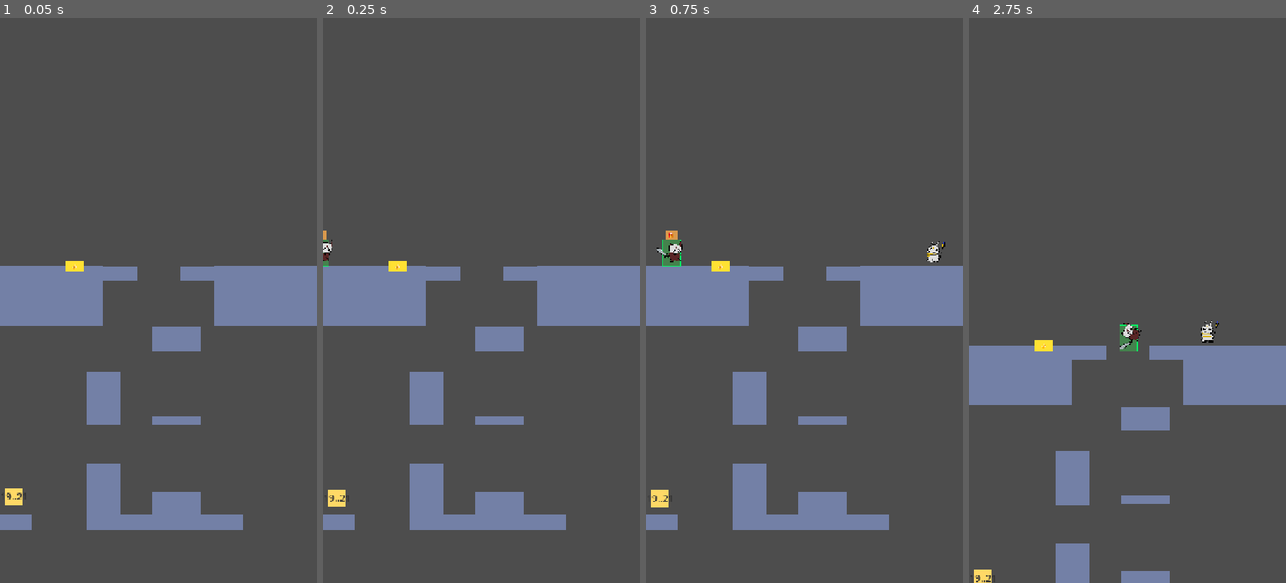
Above: before the commit, frames 1-4 (left to right).
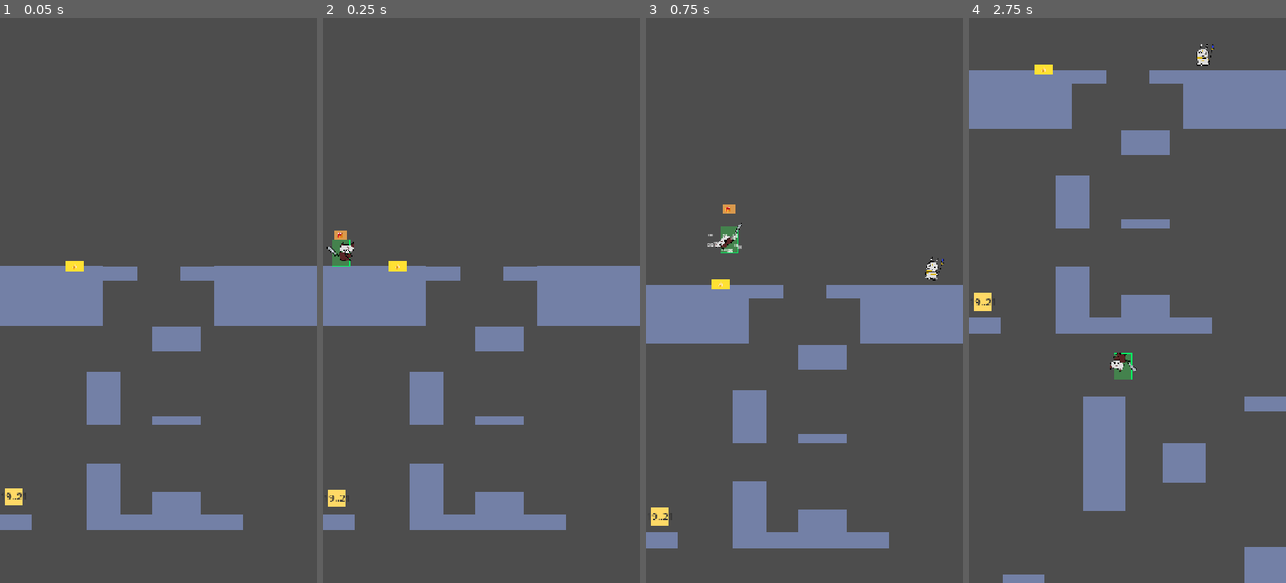
Above: after the commit, the same moments.

Repository: gimigkk/agustus-13
Game: Godot game, scene res://scenes/levels/test_level.tscn
Same seed, same stepped clock (60 frames per second), same inputs: the game is played once before the commit and once after it.
Inputs:
- Up to frame 1 (0.05 s): no input
- Up to frame 2 (0.25 s): no input
- Up to frame 3 (0.75 s): tap Enter at 0.5 s; hold Right (move_right) from 0.53 s (still down)
- Up to frame 4 (2.75 s): tap Space (jump) at 0.77, 1.52 s; release Right (move_right) at 2.03 s; hold Left (move_left) from 2.03 s (still down)

Frame 1 is identical in both runs. In frame 2, 0.5% of the frame differs, in the area x 0-10%, y 37-44%; in frame 3, 12%; in frame 4, 28%, in the area x 0-100%, y 4-100%.

Commit message:
feat: synchronize cutscene walk speed (320px/s) and procedural animation with gameplay walking

Diff:
--- a/scenes/player/player.gd
+++ b/scenes/player/player.gd
@@ -1,4 +1,6 @@
 extends CharacterBody2D
+
+signal cutscene_target_reached
 
 ## Player Movement & Jump Controller for Mobile Platforming (Jump King Charging Style)
 @export var speed: float = 320.0
@@ -15,6 +17,9 @@
 @export var jump_flip_speed: float = 720.0 # Airborne spin speed (720 deg/sec = 2 full flips/sec)
 @export var load_save_position: bool = false # Disabled for level blockout testing
 
+# Cutscene target movement
+var cutscene_target_x: float = INF
+
 # Gravity settings
 var gravity: float = ProjectSettings.get_setting("physics/2d/default_gravity", 980.0)
 
@@ -51,6 +56,10 @@
 			var py: float = float(sm.current_save_data.get("player_pos_y", global_position.y))
 			global_position = Vector2(px, py)
 
+func walk_to_target(target_x: float) -> void:
+	cutscene_target_x = target_x
+	set_physics_process(true)
+
 func get_charge_ratio() -> float:
 	return charge_ratio if is_charging_jump else 0.0
 
@@ -62,7 +71,7 @@
 		camera.global_position.x = 0.0
 		camera.global_position.y = global_position.y
 
-	# Calculate current horizontal speed (works for physics movement AND cutscene tweens)
+	# Calculate current horizontal speed (works for physics movement AND cutscene position movement)
 	var calc_vel_x: float = 0.0
 	if delta > 0.0001:
 		calc_vel_x = (global_position.x - last_global_pos_x) / delta
@@ -127,7 +136,7 @@
 	was_on_floor = currently_on_floor
 	move_and_slide()
 
-func _update_visual_animation(delta: float, calc_vel_x: float) -> void:
+func _update_visual_animation(delta: float, calc_vel_x: float = 0.0) -> void:
 	var is_phys_proc := is_physics_processing()
 	var move_speed_x := calc_vel_x if (not is_phys_proc or absf(calc_vel_x) > 15.0) else velocity.x
 	var currently_on_floor := is_on_floor() if is_phys_proc else true
--- a/scripts/intro_cutscene.gd
+++ b/scripts/intro_cutscene.gd
@@ -55,7 +55,7 @@
 	# Calculate player center Y so player feet (30px below center) rest on ground surface
 	var player_ground_center_y: float = ground_surface_y - 30.0
 
-	# 1. Lock player physics & disable collision shape during cutscene
+	# 1. Lock player physics during cutscene
 	player.set_physics_process(false)
 	player.velocity = Vector2.ZERO
 	var player_col = player.get_node_or_null("CollisionShape2D") as CollisionShape2D
@@ -129,19 +129,42 @@
 	# --- GF walks in from right to her spot (1.4s) ---
 	if is_instance_valid(gf):
 		tween.tween_property(gf, "global_position:x", gf_stop_x, 1.4).set_trans(Tween.TRANS_LINEAR)
-		var gf_waddle := level_node.create_tween().set_loops(4)
-		gf_waddle.tween_property(gf, "rotation_degrees", 8.0, 0.175)
-		gf_waddle.tween_property(gf, "rotation_degrees", -8.0, 0.175)
-		gf_waddle.chain().tween_callback(func():
+		gf.pivot_offset = Vector2(32.5, 65.0)
+		var gf_base_y = ground_surface_y - 65.0
+		var gf_anim_tween := level_node.create_tween()
+		var gf_steps: int = 14
+		var step_dur: float = 1.4 / float(gf_steps)
+		for step in range(gf_steps):
+			var phase := float(step) * 0.45
+			var sin_val := sin(phase * 16.0)
+			var cos_val := cos(phase * 16.0)
+			var rot := cos_val * 7.0
+			var y_off := -absf(sin_val) * 4.0
+			var sq_x := 1.0 + sin_val * 0.08
+			var sq_y := 1.0 - sin_val * 0.08
+			gf_anim_tween.tween_property(gf, "rotation_degrees", rot, step_dur)
+			gf_anim_tween.parallel().tween_property(gf, "position:y", gf_base_y + y_off, step_dur)
+			gf_anim_tween.parallel().tween_property(gf, "scale", Vector2(sq_x, sq_y), step_dur)
+		gf_anim_tween.chain().tween_callback(func():
 			if is_instance_valid(gf):
 				gf.rotation_degrees = 0.0
+				gf.position.y = gf_base_y
+				gf.scale = Vector2(1.0, 1.0)
 		)
 
-	# --- PHASE 1: Player walks from off-screen left to banana peel (1.6s) ---
-	tween.tween_property(player, "global_position:x", banana_x, 1.6).set_trans(Tween.TRANS_LINEAR)
-
-	# --- PHASE 2: SLIP on banana! The slip IS the bounce launch (at t=1.6s) ---
-	var slip_time: float = 1.6
+	# --- PHASE 1: Player walks from off-screen left to banana peel (0.65s = 320px/s gameplay speed) ---
+	tween.tween_property(player, "global_position:x", banana_x, 0.65).set_trans(Tween.TRANS_LINEAR)
+
+	# --- PHASE 2: SLIP on banana! The slip IS the bounce launch ---
+	var slip_time: float = 0.65
+
+	tween.tween_callback(func():
+		if is_instance_valid(player):
+			player.set_physics_process(false)
+			var col = player.get_node_or_null("CollisionShape2D") as CollisionShape2D
+			if is_instance_valid(col):
+				col.set_deferred("disabled", true)
+	).set_delay(slip_time)
 
 	# Slip squash (compressed spring before launch)
 	if is_instance_valid(player_visual):
